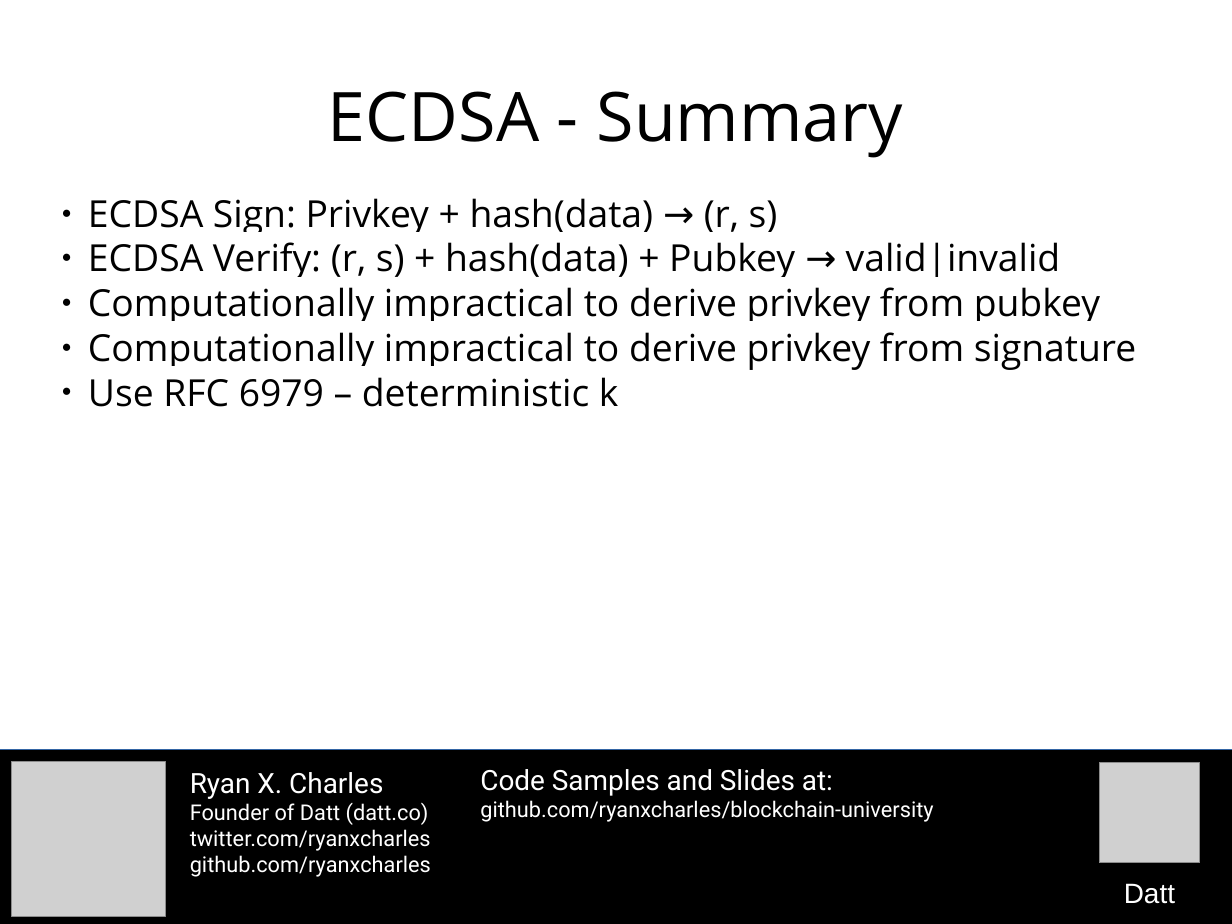
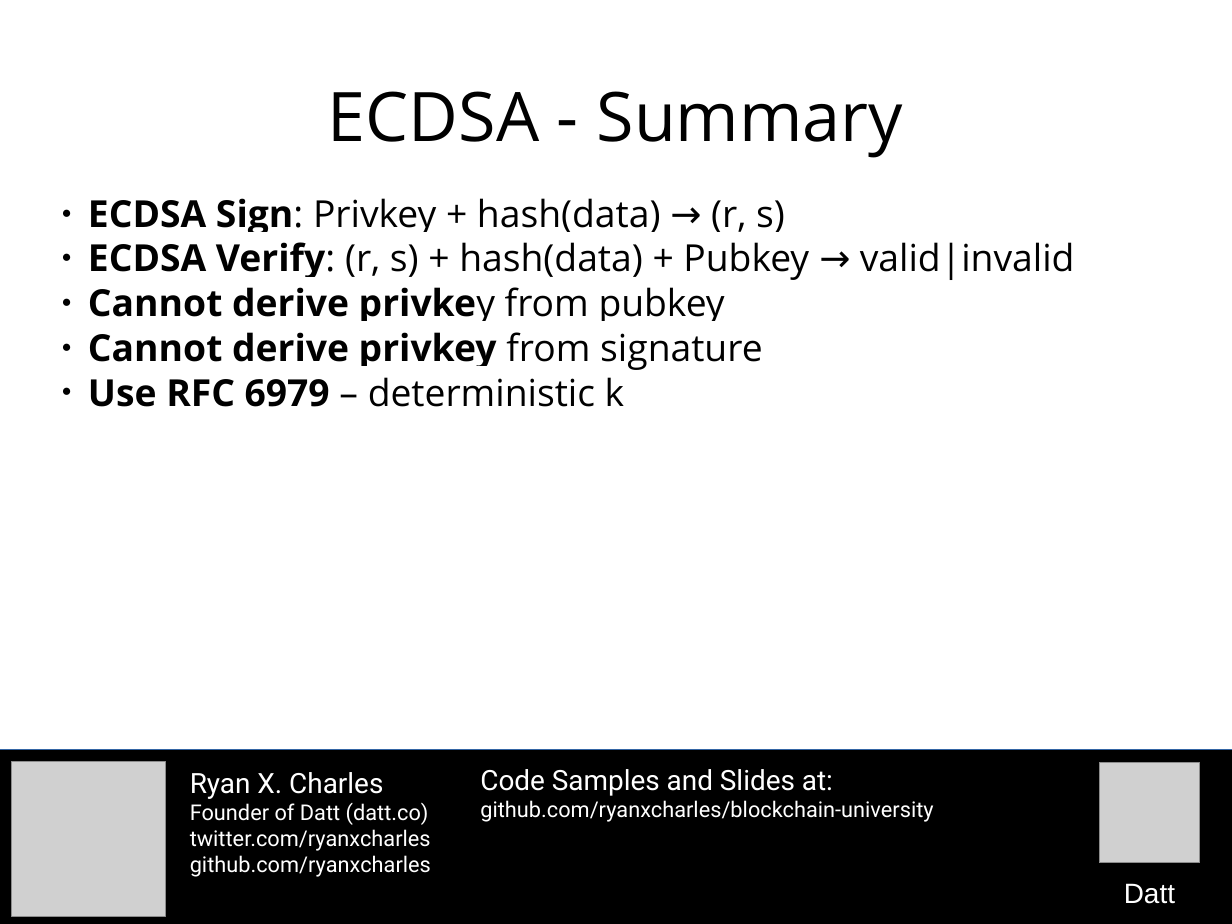
Before and after one commit to camelash/blockchain-university, a slide deck: slide 27 of slides/2015-10-26-bitcoin-cryptography.odp (slide 24 before the commit). Drawn at 1232x924 pixels with LibreOffice and Linux fonts; fonts in the diff are those of the drawing; grey boxes stand for pictures. Boxes give left, top, right and bottom in pixels: in the first picture for what was removed or moved away, otherwise in the second. Text is boxed around its words. In the diff, an @@ line names an element or a change of style, - is before the commit and + after.

```diff
--- a/slides/2015-10-26-bitcoin-cryptography.odp
+++ b/slides/2015-10-26-bitcoin-cryptography.odp
@@ subtitle at box(88, 198, 1075, 407): bold on in "ECDSA Sign:", "ECDSA Verify:", "Use RFC 6979" @@
@@ subtitle at box(88, 287, 762, 370): text changed; bold on @@
-● Computationally impractical to derive privkey from pubkey
-● Computationally impractical to derive privkey from signature
+● Cannot derive privkey from pubkey
+● Cannot derive privkey from signature
```
Also in this commit, not shown: 9 other slides changed, 7 slides added, 3 other files.
